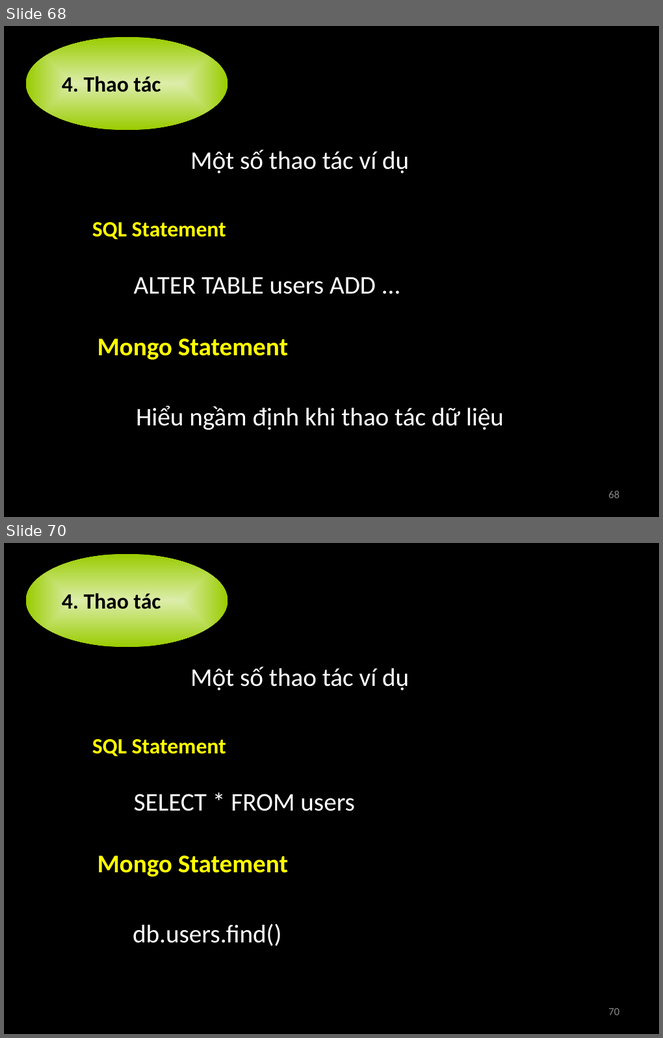
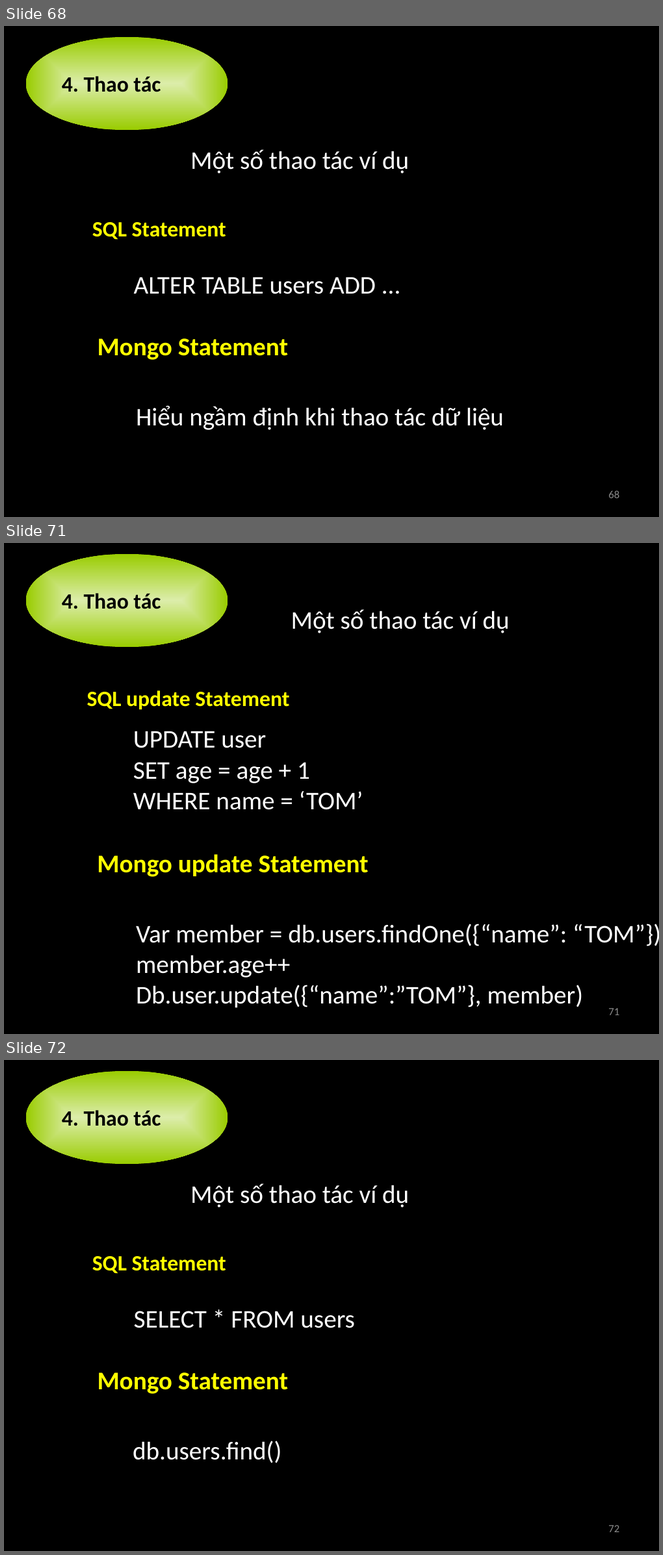
Before and after one commit to nguyenminhthong27/academic-term2-2012-distributed-application-group-21, a slide deck: 0.Seminar MongoDB/Introduction MongoDB.pptx. Shown one above the other, each under a label of ours: slides 68 and 70 before the commit, slides 68, 71 and 72 after it; the slides between them are not shown. The pictures are 663x1038 and 663x1555 pixels, drawn with LibreOffice and Linux fonts; fonts in the diff are those of the drawing. Boxes give left, top, right and bottom in pixels: in the first picture for what was removed or moved away, otherwise in the second. Text is boxed around its words. In the diff, an @@ line names an element or a change of style, - is before the commit and + after.

```diff
--- a/0.Seminar MongoDB/Introduction MongoDB.pptx
+++ b/0.Seminar MongoDB/Introduction MongoDB.pptx
@@ slide 71 added at (x1=4, y1=543, x2=659, y2=1034), background #000000 @@
@@ ellipse added at (x1=25, y1=554, x2=228, y2=647), fill gradient #E4F0D6 to #99CC00, 24 pt, text #000000, bold @@
+4. Thao tác
@@ text added at (x1=291, y1=609, x2=510, y2=633), 28 pt, text #FFFFFF @@
+Một số thao tác ví dụ
@@ text added at (x1=87, y1=691, x2=289, y2=710), 24 pt, text #FFFF00, bold @@
+SQL update Statement
@@ text added at (x1=133, y1=731, x2=363, y2=810), 28 pt, text #FFFFFF @@
+UPDATE user
+SET age = age + 1
+WHERE name = ‘TOM’
@@ text added at (x1=97, y1=854, x2=369, y2=877), 28 pt, text #FFFF00, bold @@
+Mongo update Statement
@@ text added at (x1=136, y1=924, x2=659, y2=1008), 28 pt, text #FFFFFF @@
+Var member = db.users.findOne({“name”: “TOM”})
+member.age++
+Db.user.update({“name”:”TOM”}, member)
@@ page number added at (x1=608, y1=1008, x2=620, y2=1016), 12 pt, text #8C8C8C @@
+71
@@ what was slide 70 is now slide 72 @@
@@ page number at (x1=608, y1=1525, x2=620, y2=1533): text changed @@
-70
+72
```
Also in this commit, not shown: 4 slides changed, 2 slides removed.
